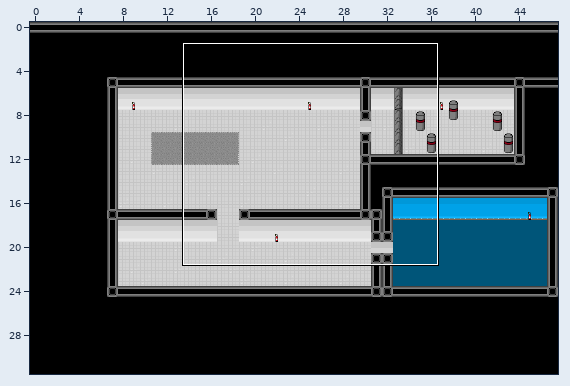
A Tiled map gets an edit: res/worlds/labor.tmx. The first picture is a wide view before the edit; the outline marks the close-up.
Close-up. The starting point:
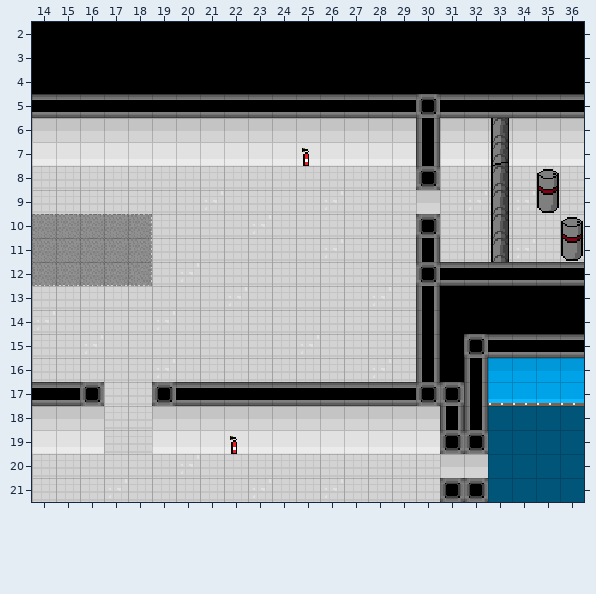
Cells are 16x16 px. Shown: x 14..36, y 2..21.
The same view after the edit:
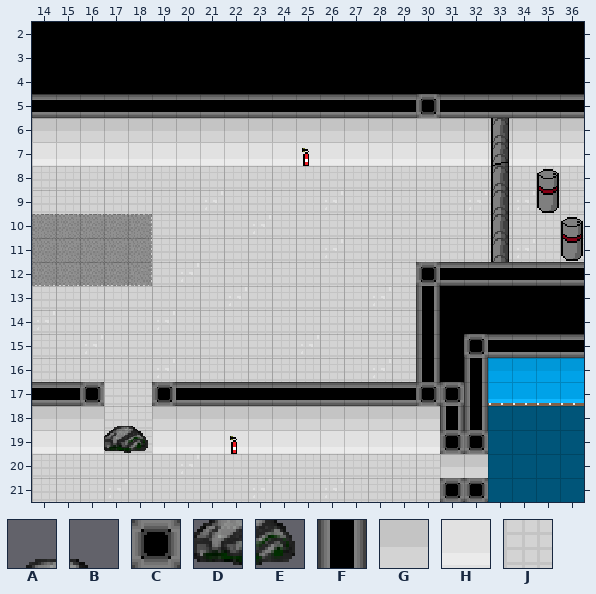
Key: from "Tileset": A 3, B 4, C 10, D 63, E 64, F 130, G 373, H 433, J 493.
_ is an empty cell.
Tiles replaced or removed in this view: C, F.
Change:
Changed rows in their new state; . is an unchanged cell.
Layer "Background #2":
first column x 30:
 8 J
11 J
Layer "Foreground":
first column x 30:
 6 G
 7 H
 8 _
11 _
first column x 17:
19 DE
Layer "Overlap":
first column x 30:
10 _
first column x 17:
18 AB
Where, in picture pixels (left, top, right, bottom), the same in both close-ups:
changed: (416, 118, 440, 190)
changed: (416, 214, 440, 262)
added: (104, 426, 148, 453)
